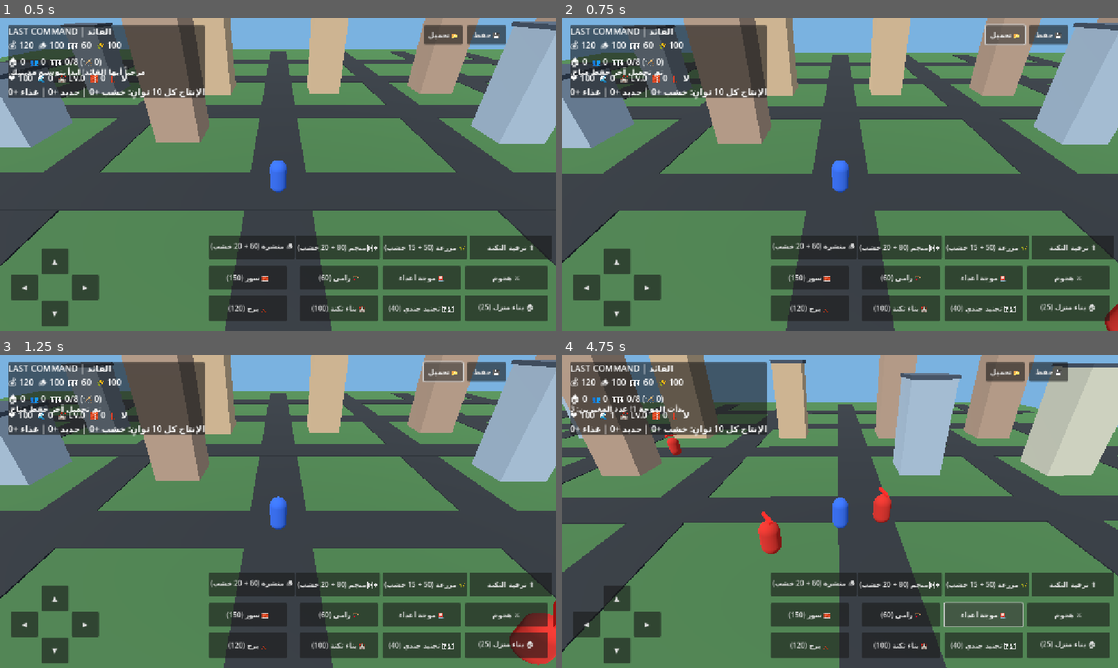
Above: before the commit, frames 1-4 (two rows, left to right).
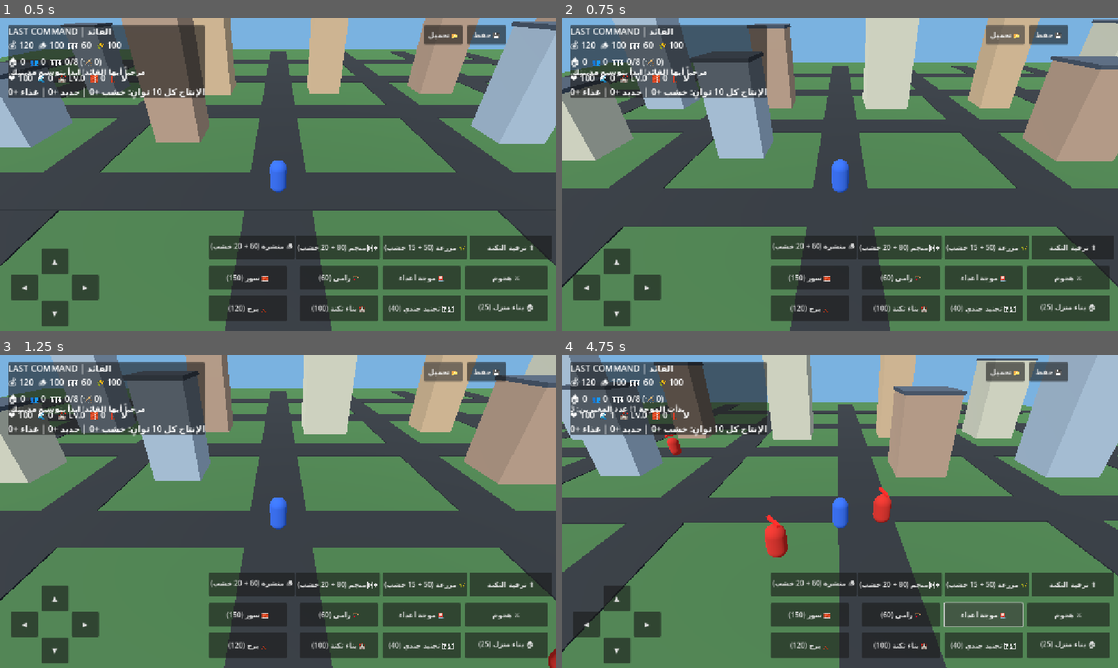
Above: after the commit, the same moments.

Repository: alshwqazf70-svg/last-command-android
Game: Godot game, scene res://scenes/main.tscn
Two runs of this game, one before a commit and one after it. Both use one fixed random seed, a clock stepped at 60 frames per second and the inputs below.
Inputs:
- Up to frame 1 (0.5 s): no input
- Up to frame 2 (0.75 s): click "📂 تحميل" at 0.5 s
- Up to frame 3 (1.25 s): no input
- Up to frame 4 (4.75 s): click "🚨 موجة أعداء" at 1.25 s; hold D 2.03-2.78 s; hold S 2.78-3.53 s; hold D 3.53-4.28 s; hold W from 4.28 s (still down)

Frame 1 is identical in both runs. In frame 2, 38% of the frame differs, in the area x 0-100%, y 0-100%; in frame 3, 20%; in frame 4, 19%.

Commit message:
Make load button safely restart from saved city and persist combat progress

Diff:
--- a/scripts/game.gd
+++ b/scripts/game.gd
@@ -414,6 +414,7 @@
 		_spawn_enemy(spawn_at)
 	message_label.text = "بدأت الموجة %d! عدد المغيرين: %d" % [wave_number, count]
 	_update_hud()
+	_save_game()
 
 func _on_archer_pressed() -> void:
 	if not has_barracks:
@@ -507,9 +508,7 @@
 	message_label.text = "تم حفظ تقدم المدينة على هذا الجهاز."
 
 func _on_load_pressed() -> void:
-	_load_game()
-	_update_hud()
-	message_label.text = "تم تحميل آخر حفظ متاح."
+	get_tree().reload_current_scene()
 
 func _save_game() -> void:
 	var data := ConfigFile.new()
@@ -720,6 +719,7 @@
 		enemy.queue_free()
 		coins += 15
 		message_label.text = "تم القضاء على المغير! حصلت على 15 عملة."
+		_save_game()
 		return true
 	enemy.set_meta("health", health)
 	return false
@@ -739,6 +739,7 @@
 			var attack_timer := float(enemy.get_meta("attack_timer", 0.0)) - delta
 			if attack_timer <= 0.0 and city_health > 0:
 				city_health = maxi(city_health - 5, 0)
+				_save_game()
 				enemy.set_meta("attack_timer", 1.2)
 				message_label.text = "المغيرون يهاجمونك! صحة القائد: %d" % city_health
 				_update_hud()
